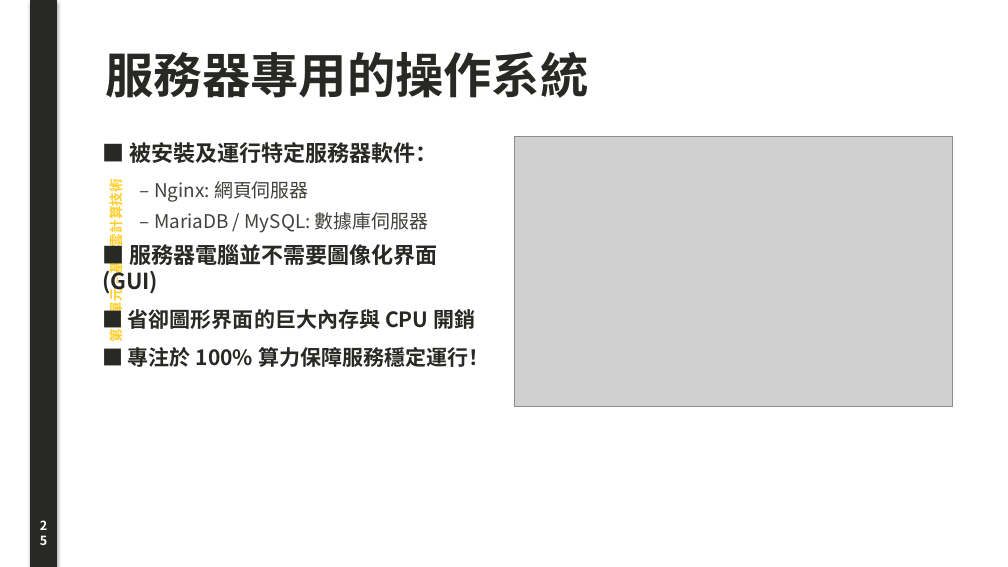
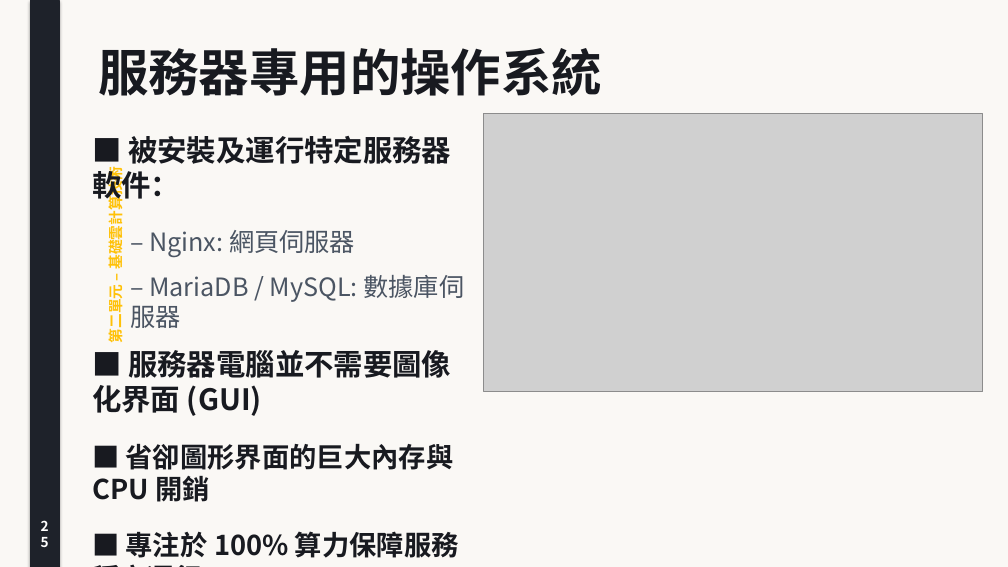
Before and after one commit to joe-ging/seed-cloud-curriculum, a slide deck: slide 25 of downloads/Deck01_Cloud_Foundations_Lecture_Note.pptx. Drawn at 1008x567 pixels with LibreOffice and Linux fonts; fonts in the diff are those of the drawing; grey boxes stand for pictures. Boxes give left, top, right and bottom in pixels: in the first picture for what was removed or moved away, otherwise in the second. Text is boxed around its words. In the diff, an @@ line names an element or a change of style, - is before the commit and + after.

```diff
--- a/downloads/Deck01_Cloud_Foundations_Lecture_Note.pptx
+++ b/downloads/Deck01_Cloud_Foundations_Lecture_Note.pptx
@@ rectangle added at (x1=0, y1=0, x2=1008, y2=567), fill #FAF8F5 @@
@@ rectangle at (x1=30, y1=0, x2=59, y2=567): fill #282825 to #1E222A; outline #282825 0.75 pt to #1E222A 0.75 pt @@
@@ text "第二單元 – 基礎雲計算技術" at (x1=104, y1=177, x2=125, y2=342): size 13 to 14 pt, text colour #FFCE2B to #FFC107 @@
@@ text "服務器專用的操作系統" moved from (x1=106, y1=52, x2=589, y2=98) to (x1=98, y1=48, x2=602, y2=96) @@
@@ text "服務器專用的操作系統" at (x1=98, y1=48, x2=602, y2=96): size 46 to 48 pt, text colour #282825 to #181A20 @@
@@ picture resized from (x1=514, y1=136, x2=953, y2=406) to (x1=484, y1=113, x2=983, y2=392) @@
@@ text "■ 被安裝及運行特定服務器軟件：" moved from (x1=102, y1=142, x2=489, y2=367) to (x1=92, y1=136, x2=464, y2=558) @@
@@ text "■ 被安裝及運行特定服務器軟件：" at (x1=92, y1=136, x2=464, y2=558): size 21 to 28 pt in "■ 被安裝及運行特定服務器軟件：", "■ 服務器電腦並不需要圖像化界面 (GUI)"; text colour #282825 to #181A20 in "■ 被安裝及運行特定服務器軟件：", "■ 服務器電腦並不需要圖像化界面 (GUI)", "■ 省卻圖形界面的巨大內存與 CPU 開銷", "■ 專注於 100% 算力保障服務穩定運行！"; size 18 to 24 pt, text colour #42413D to #4B5563 in "– Nginx: 網頁伺服器", "– MariaDB / MySQL: 數據庫伺服器"; size 20 to 26 pt in "■ 省卻圖形界面的巨大內存與 CPU 開銷", "■ 專注於 100% 算力保障服務穩定運行！"; more space between paragraphs @@
@@ text "25" at (x1=30, y1=514, x2=59, y2=544): size 12 to 13 pt @@
```
Also in this commit, not shown: 39 other slides changed, 43 other files.
